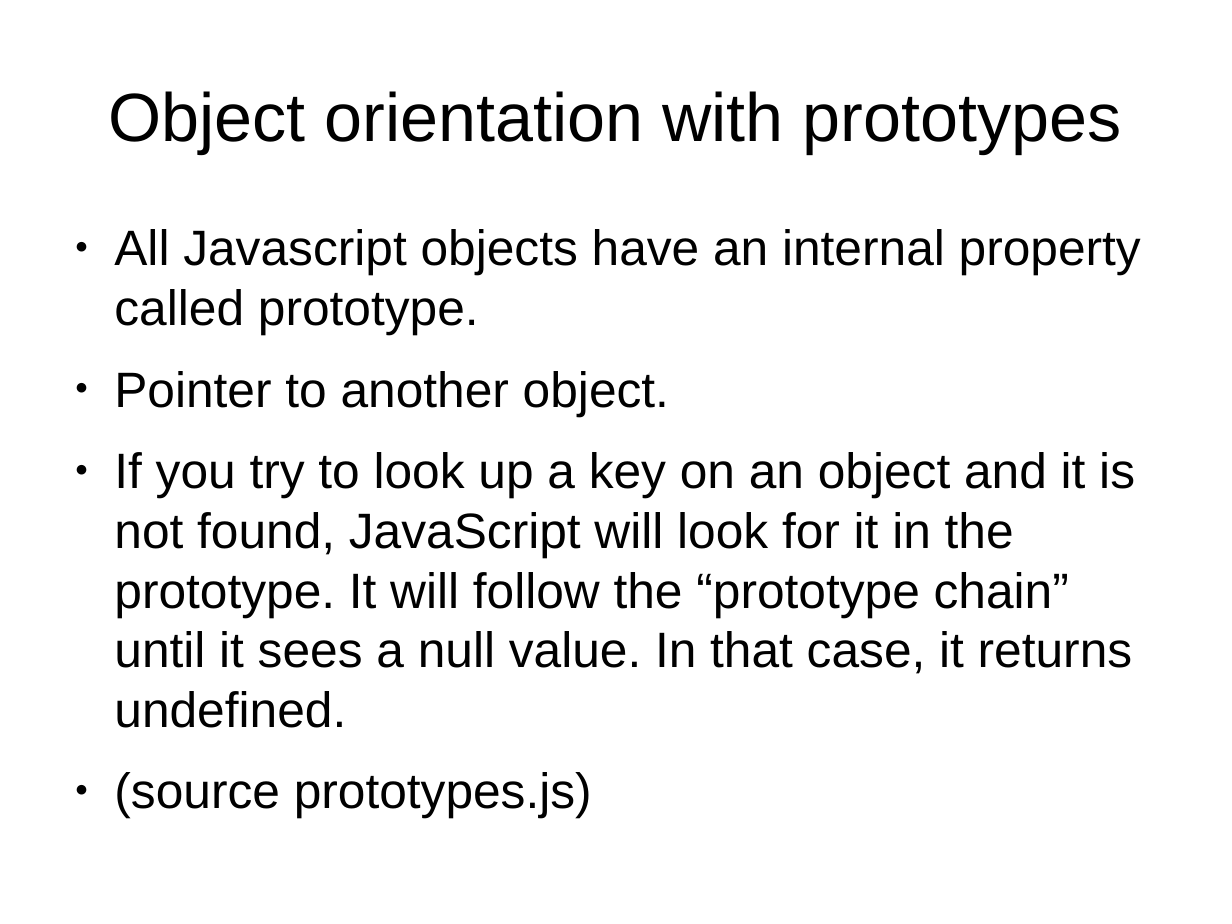
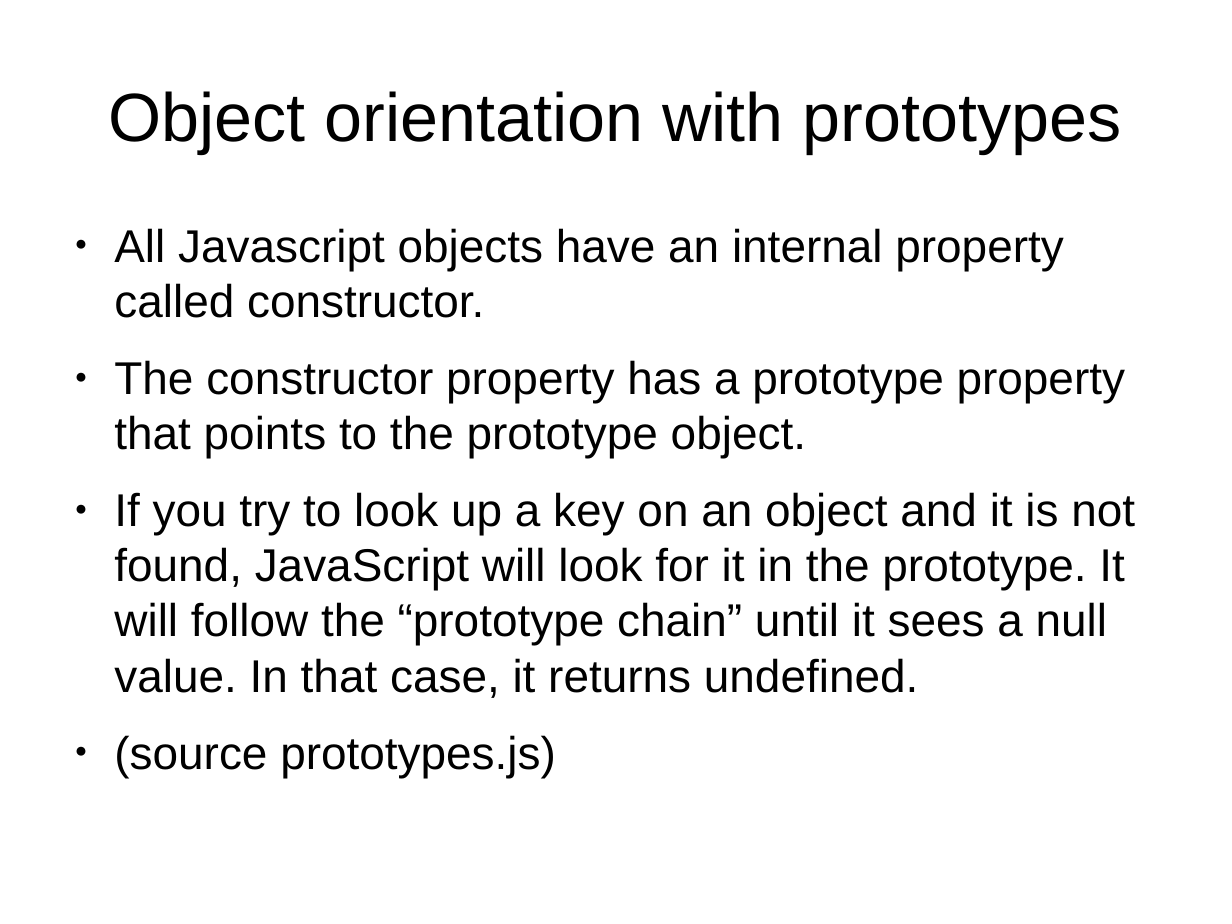
Before and after one commit to tomafc330/presentations, a slide deck: slide 24 of advanced-javascript/presentation.odp. Drawn at 1232x924 pixels with LibreOffice and Linux fonts; fonts in the diff are those of the drawing. Boxes give left, top, right and bottom in pixels: in the first picture for what was removed or moved away, otherwise in the second. Text is boxed around its words. In the diff, an @@ line names an element or a change of style, - is before the commit and + after.

Commit message:
updated presentation

```diff
--- a/advanced-javascript/presentation.odp
+++ b/advanced-javascript/presentation.odp
@@ text at (114, 228, 1125, 458): text changed; size 32 to 29.6 pt @@
-● All Javascript objects have an internal property called prototype.
-● Pointer to another object.
+● All Javascript objects have an internal property called constructor.
+● The constructor property has a prototype property that points to the prototype object.
@@ text at (114, 492, 1135, 778): size 32 to 29.6 pt in "If you try to look up a ...", "(source prototypes.js)" @@
```
